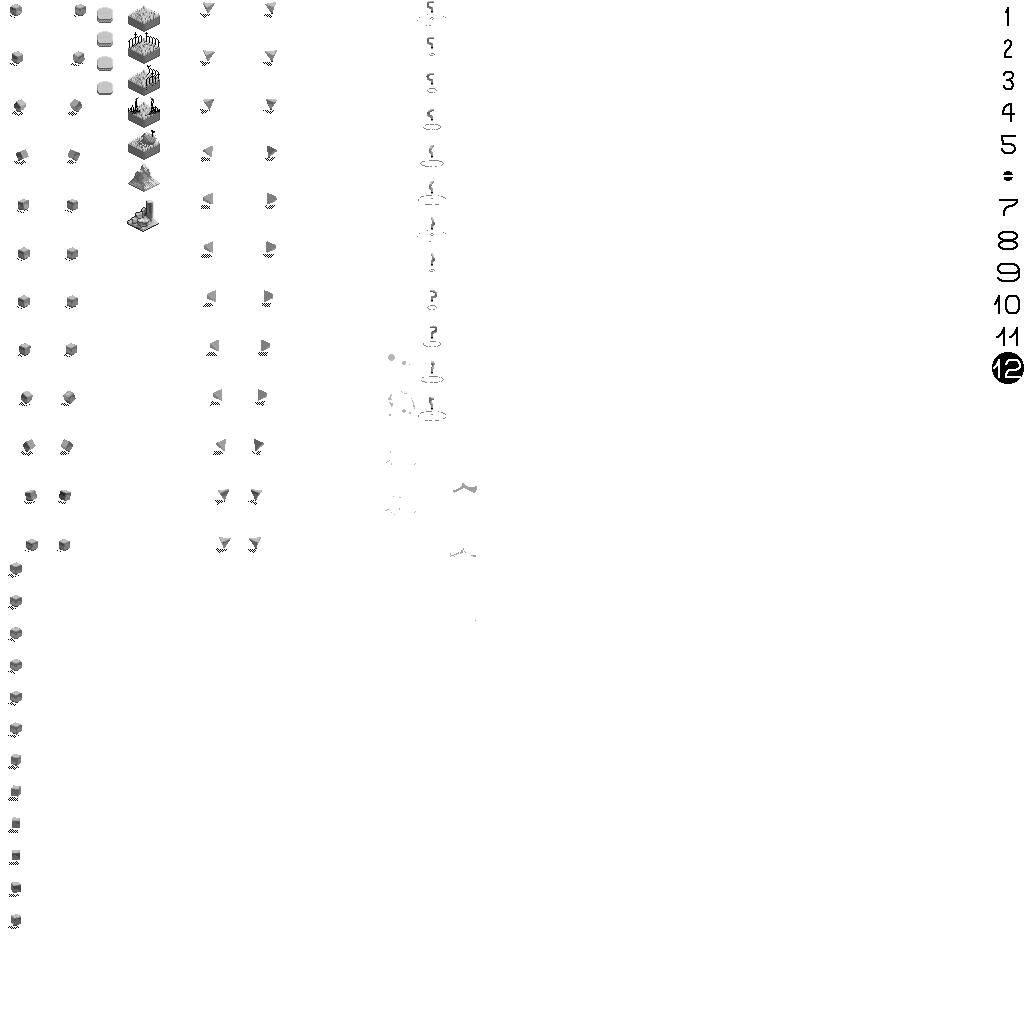
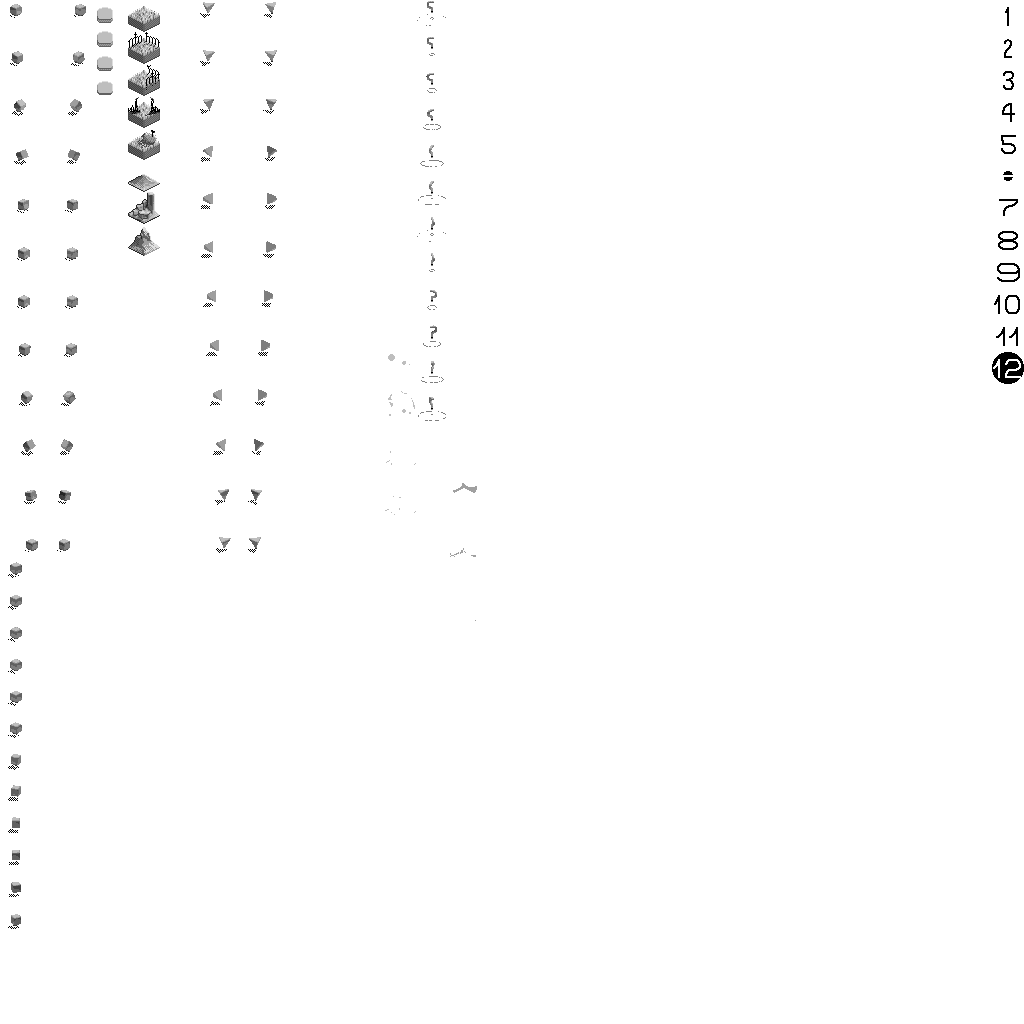
Before/after of a 1024 × 1024 layered artwork. What changed in the layer stack:
pixels changed over left=97, top=6, right=416, bottom=515 (layer not identified)
